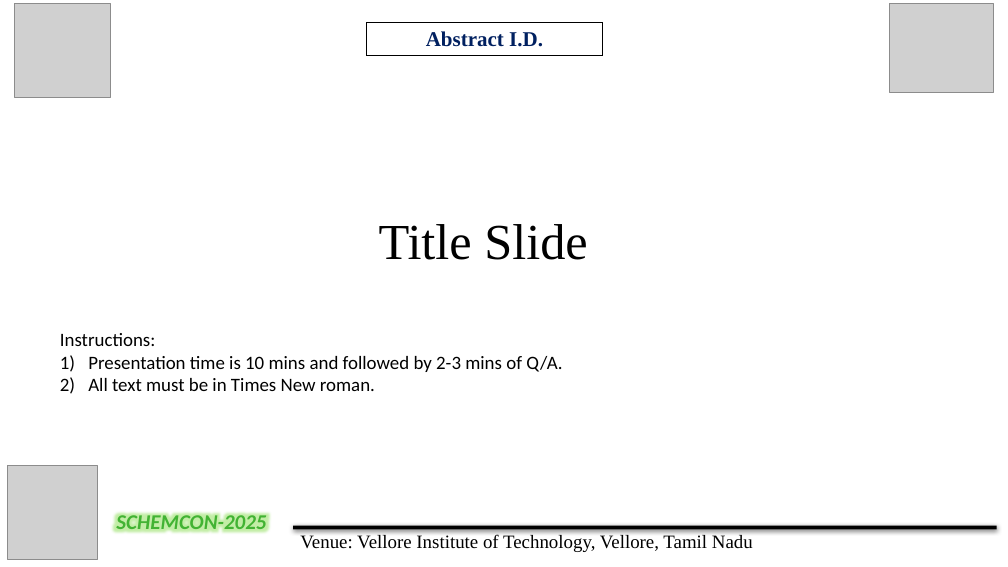
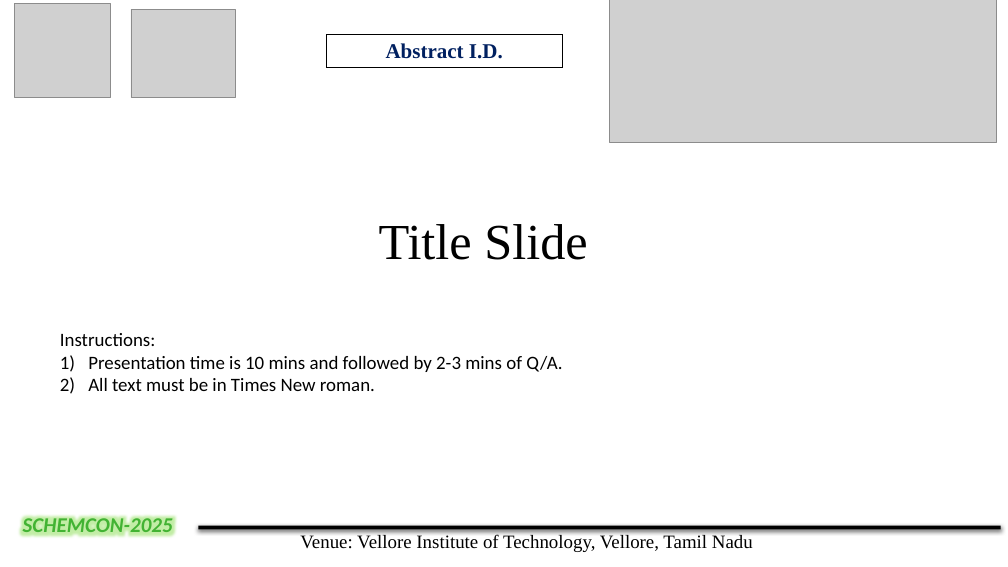
Before and after one commit to 0xPrabhat/Schemcon-Originals, a slide deck: slide 1 of public/Presentation-template.pptx. Drawn at 1008x567 pixels with LibreOffice and Linux fonts; fonts in the diff are those of the drawing; grey boxes stand for pictures. Boxes give left, top, right and bottom in pixels: in the first picture for what was removed or moved away, otherwise in the second. Text is boxed around its words. In the diff, an @@ line names an element or a change of style, - is before the commit and + after.

```diff
--- a/public/Presentation-template.pptx
+++ b/public/Presentation-template.pptx
@@ picture: place and size @@
-picture at <box>889,4,994,92</box>
+picture at <box>131,9,235,98</box>
@@ picture added at <box>609,0,997,142</box> @@
@@ rectangle "Abstract I.D.": place and size @@
-rectangle "Abstract I.D." at <box>367,22,603,55</box>
+rectangle "Abstract I.D." at <box>327,34,563,67</box>
@@ picture removed at <box>8,466,97,560</box> @@
@@ text "SCHEMCON-2025": place and size @@
-text "SCHEMCON-2025" at <box>116,511,266,535</box>
+text "SCHEMCON-2025" at <box>23,515,173,539</box>
@@ rectangle: place and size @@
-rectangle at <box>293,526,997,529</box>
+rectangle at <box>198,526,1000,529</box>
```
Also in this commit, not shown: 9 other slides changed, 25 other files.
